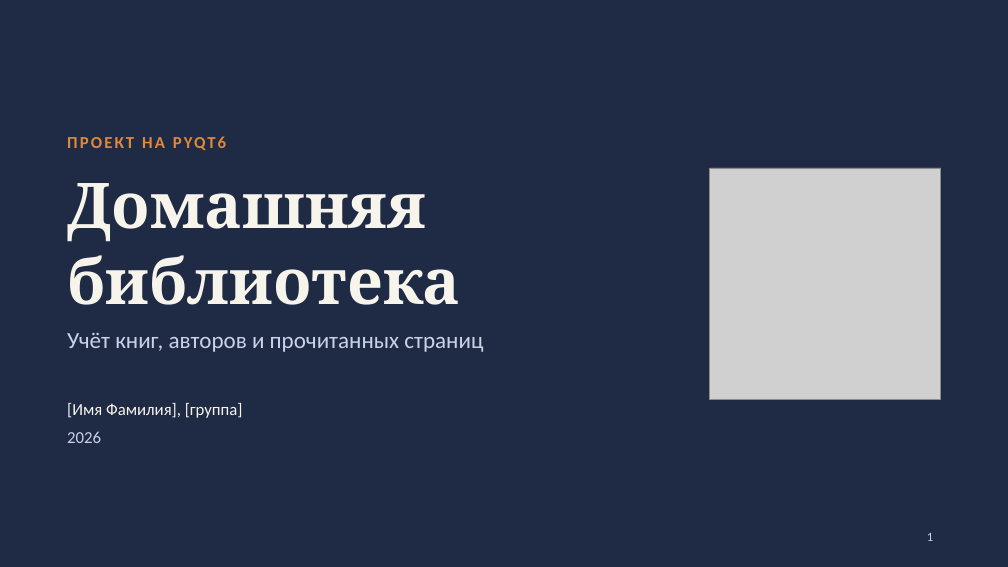
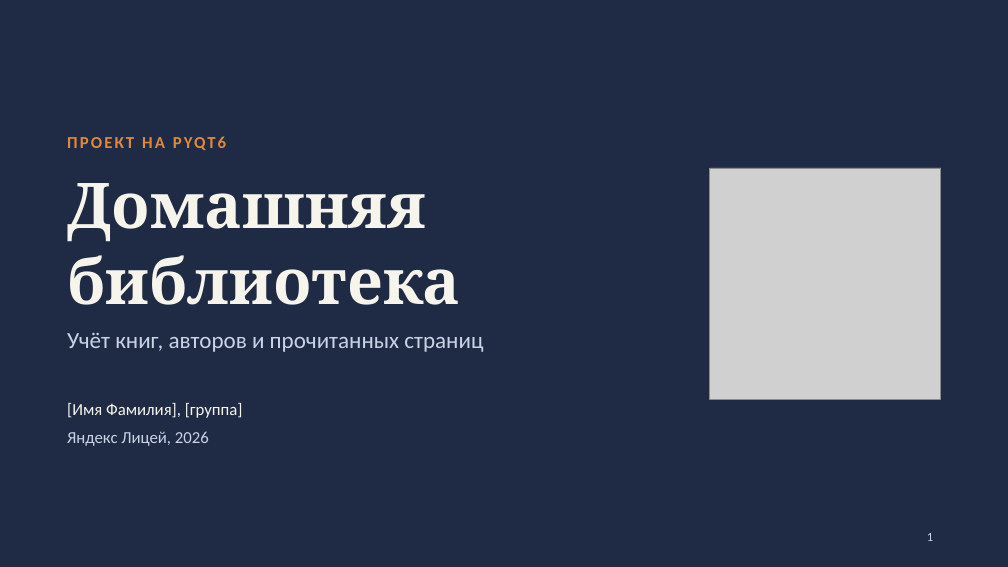
Before and after one commit to monogamie/project, a slide deck: slide 1 of Документы/Презентация.pptx. Drawn at 1008x567 pixels with LibreOffice and Linux fonts; fonts in the diff are those of the drawing; grey boxes stand for pictures. Boxes give left, top, right and bottom in pixels: in the first picture for what was removed or moved away, otherwise in the second. Text is boxed around its words. In the diff, an @@ line names an element or a change of style, - is before the commit and + after.

```diff
--- a/Документы/Презентация.pptx
+++ b/Документы/Презентация.pptx
@@ text at [67,431,209,446]: text changed @@
-2026
+Яндекс Лицей, 2026
```
Also in this commit, not shown: 12 other slides changed, 4 slides added, 2 slides removed, 7 other files.
